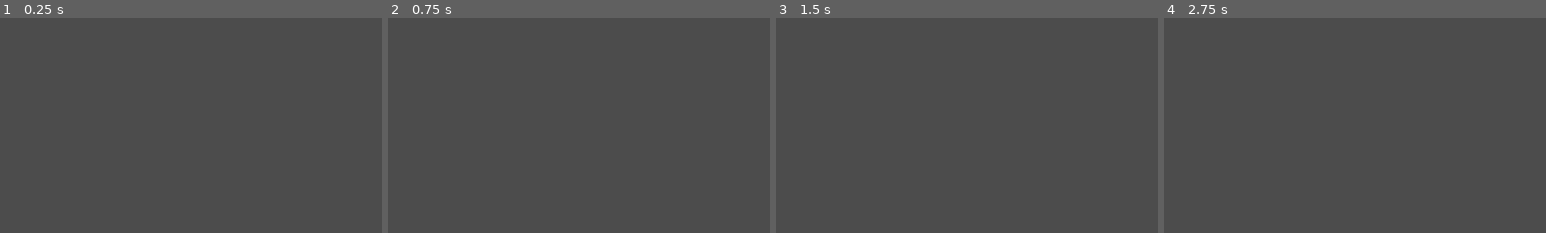
Above: before the commit, frames 1-4 (left to right).
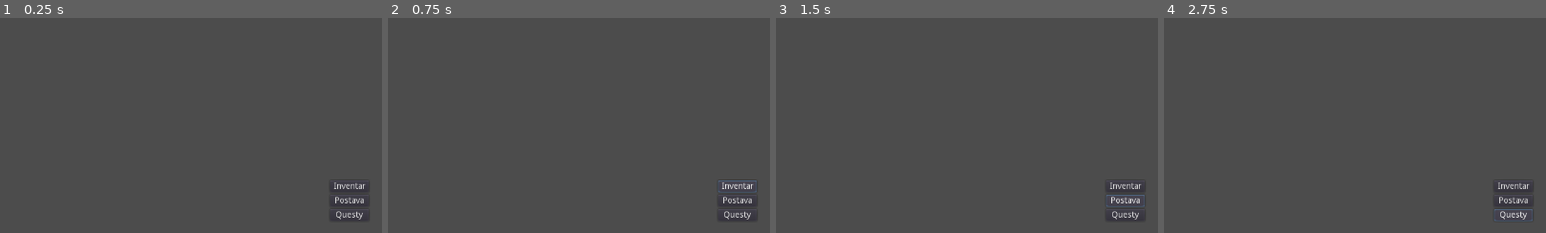
Above: after the commit, the same moments.

Repository: janzeman3/ibis_rpg
Game: Godot game, scene res://sceny/Hlavni.tscn
The game is run twice, just before and just after one commit, with the same random seed, the same clock (stepped at 60 frames per second) and the same inputs. The engine's default icon, where the game draws it, is replaced by a stand-in: a white triangle on a blue panel in a dark square.
Inputs (mouse positions are % of the whole screen's width and height, from its top left):
- Up to frame 1 (0.25 s): no input
- Up to frame 2 (0.75 s): click (96, 89) at 0.5 s, where only the run after the commit has a clickable "Inventar"
- Up to frame 3 (1.5 s): click (96, 92) at 1.25 s, where only the run after the commit has a clickable "Postava"
- Up to frame 4 (2.75 s): click (96, 96) at 2 s, where only the run after the commit has a clickable "Questy"
The pictures show only the part of the screen within x 50-100%, y 50-100%; the shares and areas given below are measured in that part.

The runs differ from the first frame. In frame 1, 0.4% of the frame differs, in the area x 87-96%, y 76-95%; in frame 2, 0.4%; in frame 3, 0.4%, in the area x 86-97%, y 76-95%; in frame 4, 0.4%.

Commit message:
Ovladani
Pridany 3 tlacitka

JIRA: no issue

Signed-off-by: Zeman Jan <jan.zeman@comap-control.com>

Diff:
--- /dev/null
+++ b/sceny/Hlavni.gd
@@ -0,0 +1,4 @@
+extends Node
+
+func _ready():
+	pass
--- a/sceny/Hlavni.tscn
+++ b/sceny/Hlavni.tscn
@@ -1,7 +1,16 @@
-[gd_scene load_steps=2 format=2]
+[gd_scene load_steps=4 format=2]
 
 [ext_resource path="res://sceny/hrac.tscn" type="PackedScene" id=1]
+[ext_resource path="res://sceny/Hlavni.gd" type="Script" id=2]
+[ext_resource path="res://sceny/ovladani.tscn" type="PackedScene" id=3]
 
-[node name="Node" type="Node"]
+[node name="Hlavni" type="Node"]
+script = ExtResource( 2 )
 
 [node name="Hrac" parent="." instance=ExtResource( 1 )]
+
+[node name="Ovladani" parent="." instance=ExtResource( 3 )]
+margin_left = 1193.37
+margin_top = 631.543
+margin_right = 1258.37
+margin_bottom = 699.543
--- /dev/null
+++ b/sceny/ovladani.gd
@@ -0,0 +1,18 @@
+extends GridContainer
+
+signal oteviramInventar
+signal oteviramPostavu
+signal oteviramQuesty
+
+func _ready():
+	pass
+
+
+func _on_otevriInventar_pressed():
+	emit_signal("otevriInventar")
+
+func _on_otevriPostavu_pressed():
+	emit_signal("oteviramPostavu")
+
+func _on_otevriQuesty_pressed():
+	emit_signal("oteviramQuesty")
--- /dev/null
+++ b/sceny/ovladani.tscn
@@ -0,0 +1,31 @@
+[gd_scene load_steps=2 format=2]
+
+[ext_resource path="res://sceny/ovladani.gd" type="Script" id=1]
+
+[node name="Ovladani" type="GridContainer"]
+margin_right = 40.0
+margin_bottom = 40.0
+script = ExtResource( 1 )
+__meta__ = {
+"_edit_use_anchors_": false
+}
+
+[node name="otevriInventar" type="Button" parent="."]
+margin_right = 65.0
+margin_bottom = 20.0
+text = "Inventar"
+
+[node name="otevriPostavu" type="Button" parent="."]
+margin_top = 24.0
+margin_right = 65.0
+margin_bottom = 44.0
+text = "Postava"
+
+[node name="otevriQuesty" type="Button" parent="."]
+margin_top = 48.0
+margin_right = 65.0
+margin_bottom = 68.0
+text = "Questy"
+[connection signal="pressed" from="otevriInventar" to="." method="_on_otevriInventar_pressed"]
+[connection signal="pressed" from="otevriPostavu" to="." method="_on_otevriPostavu_pressed"]
+[connection signal="pressed" from="otevriQuesty" to="." method="_on_otevriQuesty_pressed"]
